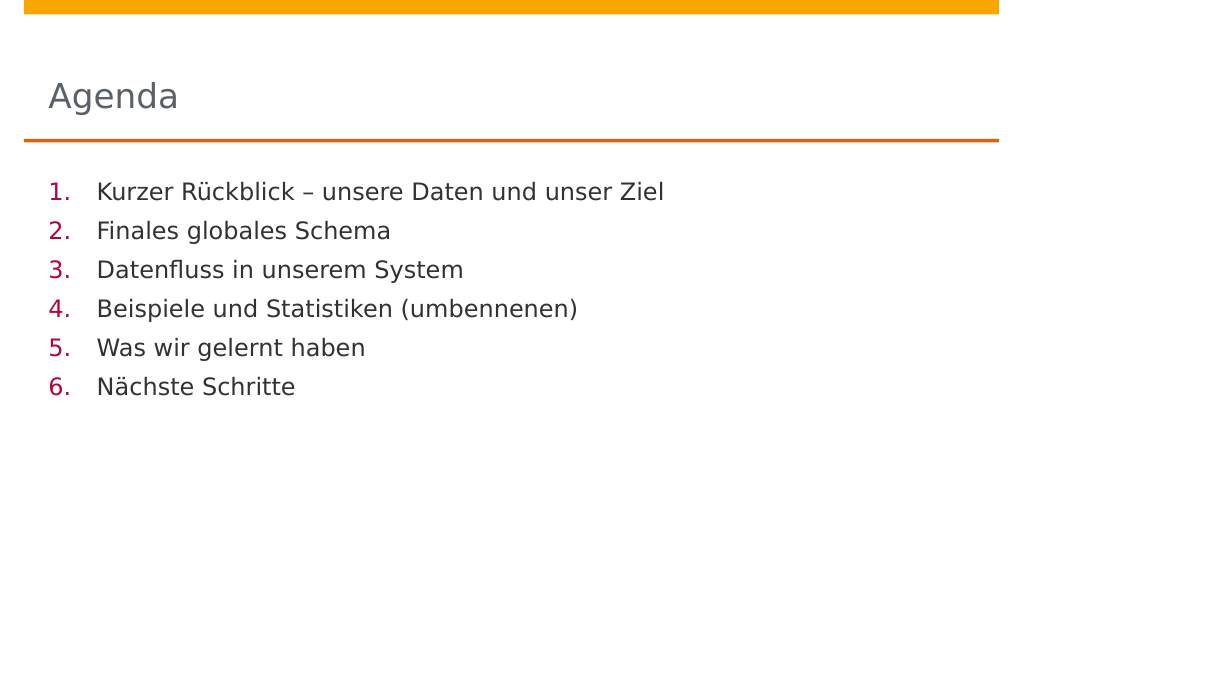
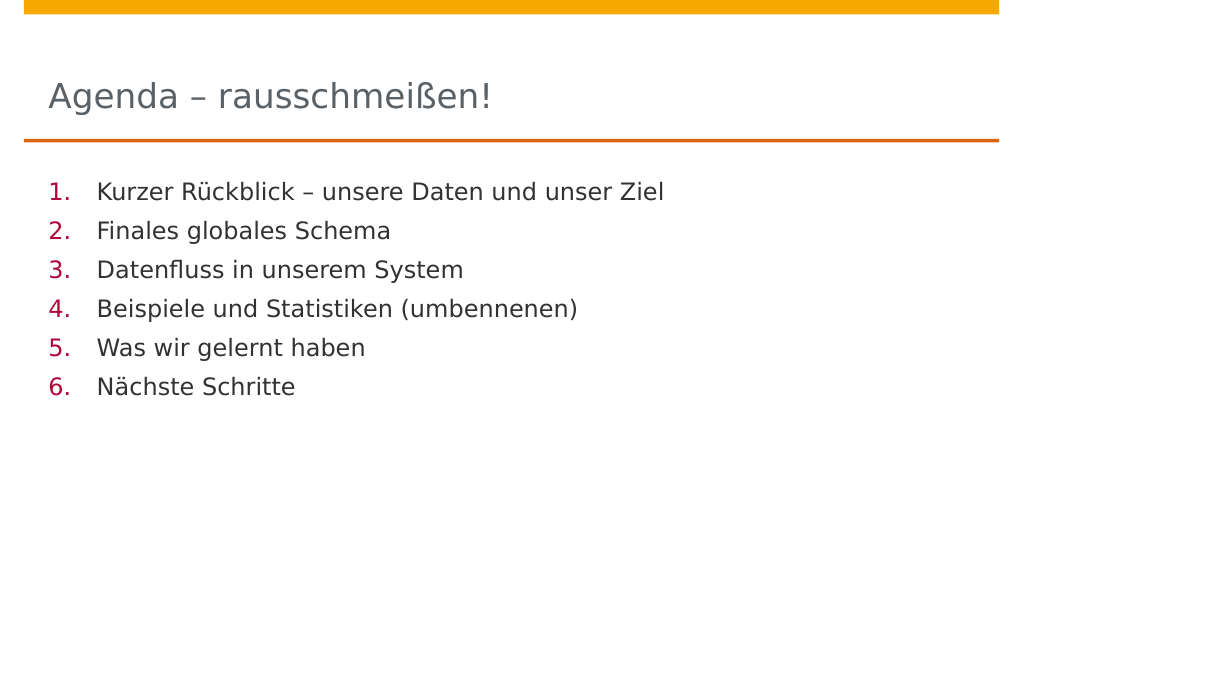
Before and after one commit to johanneshoetter/Health-Data-Integration, a slide deck: slide 2 of presentations/integration.pptx. Drawn at 1232x693 pixels with LibreOffice and Linux fonts; fonts in the diff are those of the drawing; background and template pictures are left out. Boxes give left, top, right and bottom in pixels: in the first picture for what was removed or moved away, otherwise in the second. Text is boxed around its words. In the diff, an @@ line names an element or a change of style, - is before the commit and + after.

```diff
--- a/presentations/integration.pptx
+++ b/presentations/integration.pptx
@@ title at (x1=48, y1=82, x2=493, y2=115): text changed @@
-Agenda
+Agenda – rausschmeißen!
```
Also in this commit, not shown: 5 other slides changed, 7 slides added, 4 other files.
